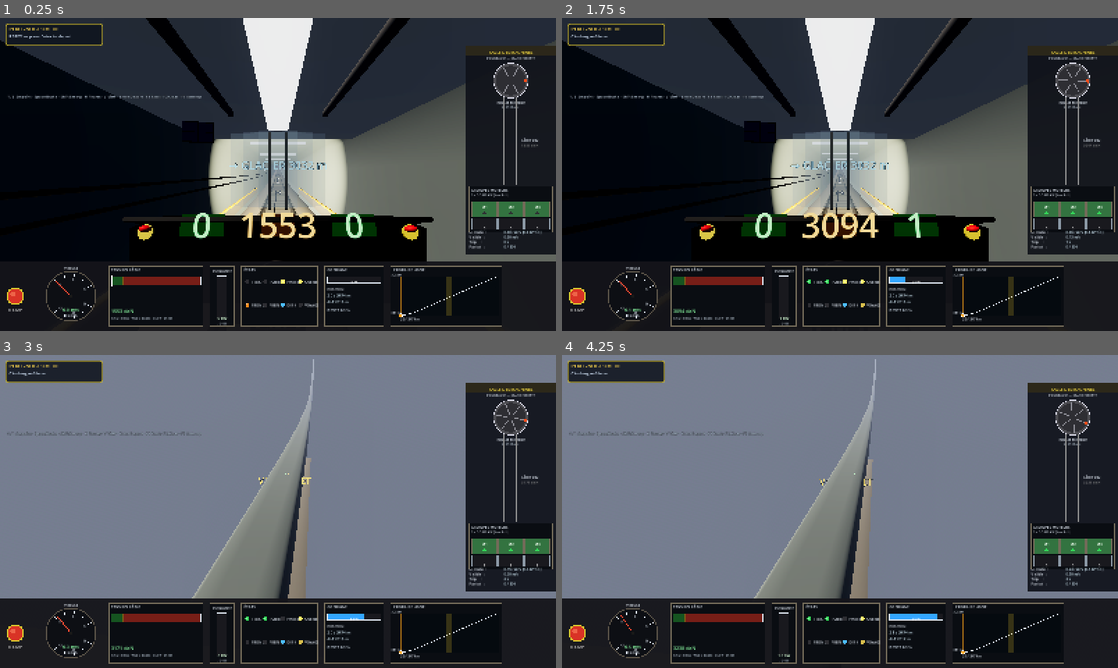
Above: before the commit, frames 1-4 (two rows, left to right).
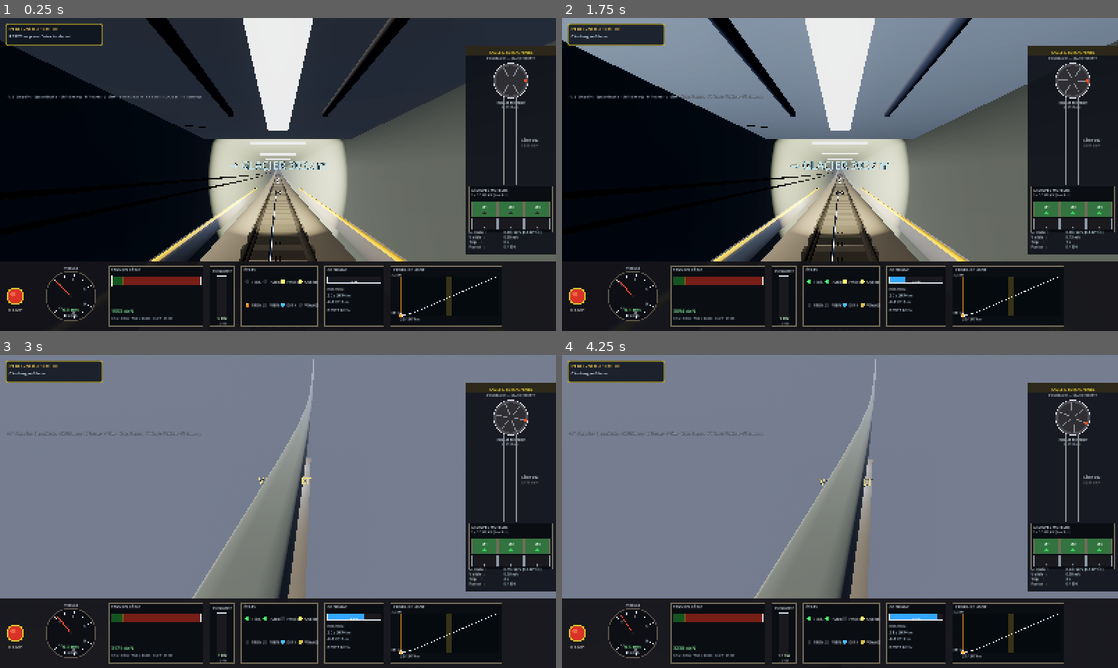
Above: after the commit, the same moments.

Repository: ARP273-ROSE/perce-neige-sim
Game: Godot game, scene res://scenes/main.tscn
Two runs of this game, one before a commit and one after it. Both use one fixed random seed, a clock stepped at 60 frames per second and the inputs below.
Inputs:
- Up to frame 1 (0.25 s): no input
- Up to frame 2 (1.75 s): tap Enter (ready_depart) at 0.5, 1.35 s; hold Up (speed_up) 0.53-1.28 s; tap Shift (emergency) at 0.6 s; hold Space (brake) from 1.28 s (still down)
- Up to frame 3 (3 s): release Space (brake) at 2.03 s; hold Up (speed_up) from 2.03 s (still down); tap H (toggle_headlights) at 2.1 s; tap V (toggle_view) at 2.85 s
- Up to frame 4 (4.25 s): release Up (speed_up) at 3.53 s; hold Space (brake) from 3.53 s (still down); tap Shift (emergency) at 3.6 s

The runs differ from the first frame. In frame 1, 9.2% of the frame differs, in the area x 22-78%, y 32-78%; in frame 2, 30%, in the area x 0-100%, y 0-78%; in frame 3, 0.1%; in frame 4, 0.2%.

Commit message:
fix(godot): cockpit 3D minimaliste — ne plus masquer la vue tunnel
Retour en arrière sur le pupitre 3D + pare-brise 3D : le caisson du
dashboard masquait les rails et le pare-brise compartimenté brouillait
la vue. Le rendu final était très peu fidèle aux photos (où on a une
vue dégagée droit devant + pupitre RÉFÉRENCÉ visuellement sur le côté
hanche du conducteur).

Désactivés :
  - _build_dashboard()    (caisson 1.8×0.45 m + écrans Label3D géants
                          + volant qui obstruaient tout)
  - _build_windshield()   (3 vitres + 2 montants noirs qui coupaient
                          la vue tunnel verticalement)

Conservé en HUD 2D côté Python (où c'est lisible et ne masque rien) :
  - tout le pupitre Von Roll (POSTE 1/2, PORTES 1+8/7+10, FREINS,
    ÉCLAIRAGE, écran tactile "VOITURE AVAL" + diagramme rame + speed
    + distance) → _draw_console_panel
  - bandeau d'info de quai à l'arrêt → _draw_platform_banner
  - moniteur CCTV 2×2 → _draw_cctv_monitor

CCTV 3D conservé en Godot mais minimisé :
  - taille passée de 32×22 cm à 24×15 cm
  - position remontée à y=1.50 (vs 1.30), repoussée à x=-1.00 (vs -0.85)
  - placement en haut à gauche uniquement visible si on lève les yeux,
    pas dans le champ central de la vue tunnel

La vue FPV est maintenant dégagée droit devant : on voit le tunnel,
les rails, les traverses, la crémaillère sans obstruction.

Co-Authored-By: Claude Opus 4.7 (1M context) <noreply@anthropic.com>

Diff:
--- a/godot_project/scripts/cabin.gd
+++ b/godot_project/scripts/cabin.gd
@@ -124,9 +124,15 @@
 	interior_root.name = "Interior"
 	add_child(interior_root)
 	_build_floor_ceiling()
-	_build_dashboard()           # pupitre Von Roll 3D (refondu d'après photos)
-	_build_cctv_monitor()        # moniteur CCTV plafond gauche (4 caméras)
-	_build_windshield()          # pare-brise courbe devant le conducteur
+	# Pas de pupitre 3D : le caisson + pare-brise 3 vitres + labels Label3D
+	# géants masquaient les rails et donnaient un rendu très peu fidèle aux
+	# photos. Tous les détails de console (POSTE 1/2, PORTES, FREINS,
+	# ÉCLAIRAGE, écran "VOITURE AVAL" avec diagramme rame + vitesse + dist)
+	# sont rendus en HUD 2D côté Python (_draw_console_panel + bandeau de
+	# quai + CCTV refondus dans perce_neige_sim.py). En FPV Godot on garde
+	# juste l'environnement immersif (tunnel + voie + sièges) sans masquer
+	# la vue de conduite.
+	_build_cctv_monitor()        # petit moniteur 4 caméras plafond gauche
 	_build_driver_seat()
 	_build_passenger_seats()
 	_build_passengers()
@@ -422,7 +428,12 @@
 # ---------------------------------------------------------------------------
 
 func _build_cctv_monitor() -> void:
-	var z_mon: float = -train_length * 0.5 + 1.7
+	# Petit moniteur discret au plafond avant gauche, taille 24×15 cm
+	# (vs 32×22 cm précédemment qui prenait trop de place visuelle).
+	# Positionné haut (y=1.50) et loin sur le côté gauche (x=-1.0)
+	# pour qu'il ne soit visible qu'en levant les yeux à gauche, jamais
+	# en regardant droit devant.
+	var z_mon: float = -train_length * 0.5 + 1.4
 	var bezel_mat: StandardMaterial3D = StandardMaterial3D.new()
 	bezel_mat.albedo_color = Color(0.05, 0.05, 0.06)
 	bezel_mat.roughness = 0.5
@@ -432,41 +443,39 @@
 	screen_mat.albedo_color = Color(0.05, 0.08, 0.14)
 	screen_mat.emission_enabled = true
 	screen_mat.emission = Color(0.20, 0.40, 0.65)
-	screen_mat.emission_energy_multiplier = 0.55
+	screen_mat.emission_energy_multiplier = 0.45
 	screen_mat.shading_mode = BaseMaterial3D.SHADING_MODE_UNSHADED
 
-	# Boîtier du moniteur, plafond avant gauche, légèrement orienté
-	# vers le siège conducteur (rotation Y +0.30 rad).
 	var body: MeshInstance3D = MeshInstance3D.new()
 	body.name = "CctvBody"
 	var body_mesh: BoxMesh = BoxMesh.new()
-	body_mesh.size = Vector3(0.32, 0.22, 0.04)
+	body_mesh.size = Vector3(0.24, 0.15, 0.03)
 	body_mesh.material = bezel_mat
 	body.mesh = body_mesh
 	body.cast_shadow = GeometryInstance3D.SHADOW_CASTING_SETTING_OFF
-	body.position = Vector3(-0.85, 1.30, z_mon)
-	body.rotation = Vector3(0.0, 0.30, 0.0)
+	body.position = Vector3(-1.00, 1.50, z_mon)
+	body.rotation = Vector3(-0.20, 0.35, 0.0)   # incliné face au conducteur
 	interior_root.add_child(body)
 
 	# 4 cellules 2×2 émissives (alignées avec la rotation du body)
-	var ang: float = 0.30
+	var ang: float = 0.35
 	var c_ang: float = cos(ang)
 	var s_ang: float = sin(ang)
 	for r in range(2):
 		for c in range(2):
 			var cell: MeshInstance3D = MeshInstance3D.new()
 			var cell_mesh: BoxMesh = BoxMesh.new()
-			cell_mesh.size = Vector3(0.14, 0.095, 0.005)
+			cell_mesh.size = Vector3(0.105, 0.065, 0.004)
 			cell_mesh.material = screen_mat
 			cell.mesh = cell_mesh
 			cell.cast_shadow = GeometryInstance3D.SHADOW_CASTING_SETTING_OFF
-			var dx: float = (-0.075 + float(c) * 0.150)
-			var dy: float = (+0.052 - float(r) * 0.104)
+			var dx: float = (-0.058 + float(c) * 0.116)
+			var dy: float = (+0.036 - float(r) * 0.072)
 			cell.position = Vector3(
-				-0.85 + dx * c_ang,
-				1.30 + dy,
-				z_mon - dx * s_ang + 0.022)
-			cell.rotation = Vector3(0.0, ang, 0.0)
+				-1.00 + dx * c_ang,
+				1.50 + dy,
+				z_mon - dx * s_ang + 0.017)
+			cell.rotation = Vector3(-0.20, ang, 0.0)
 			interior_root.add_child(cell)
 
 
